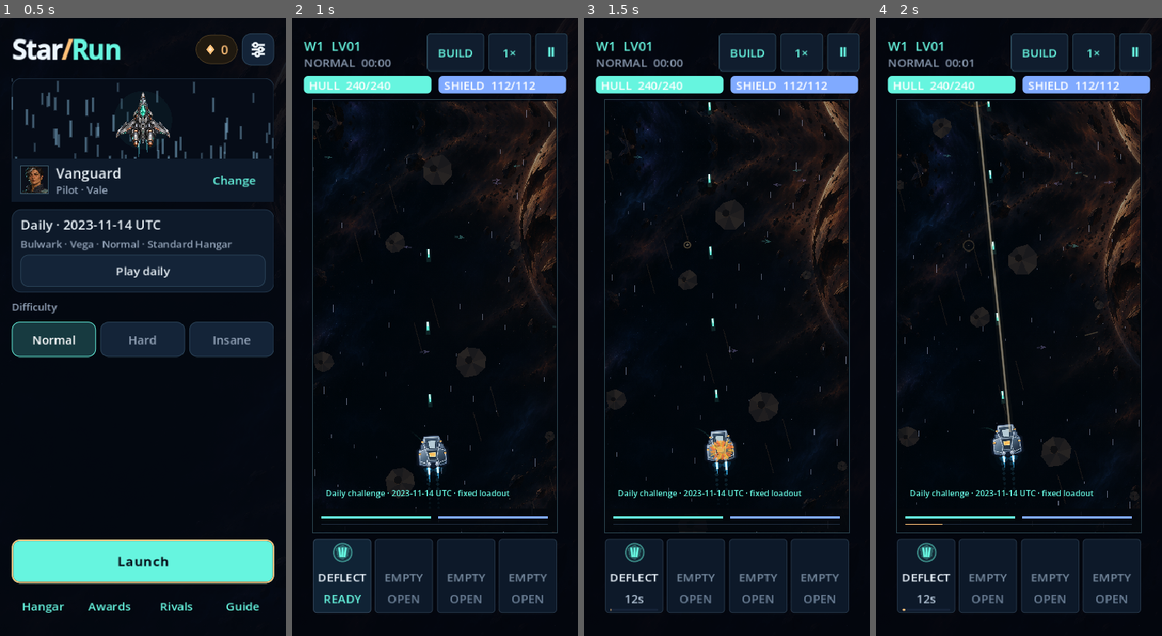
Above: before the commit, frames 1-4 (left to right).
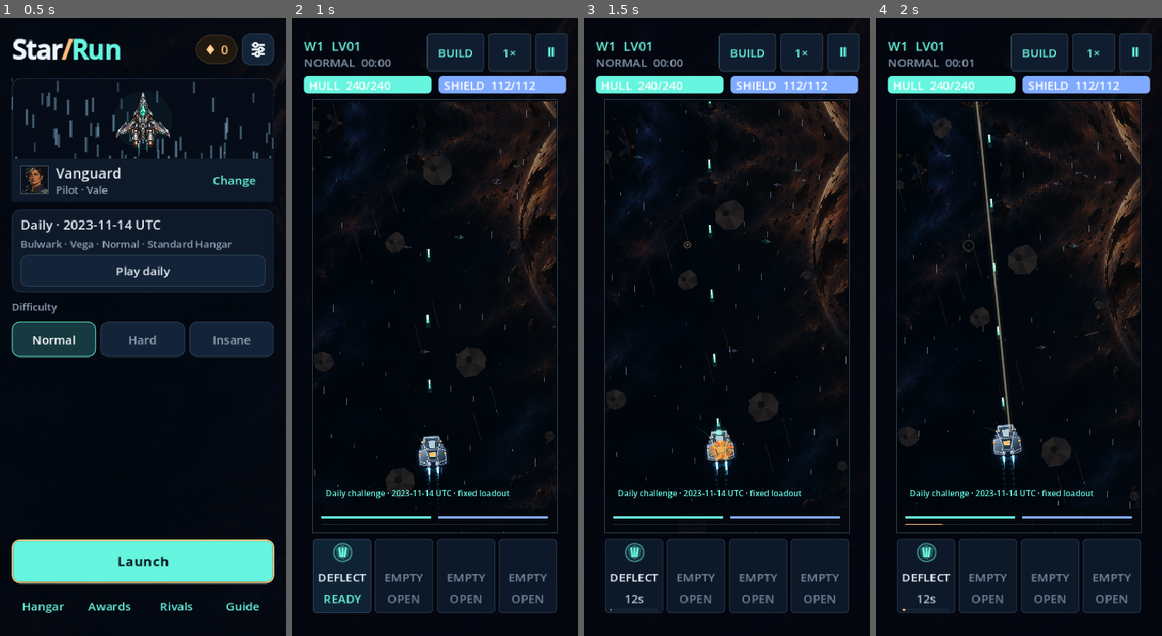
Above: after the commit, the same moments.

Repository: killjoy00/StarRun
Game: Godot game, scene res://scenes/main.tscn
Two runs of this game, one before a commit and one after it. Both use one fixed random seed, a clock stepped at 60 frames per second and the inputs below.
Inputs:
- Up to frame 1 (0.5 s): no input
- Up to frame 2 (1 s): click "Play daily" at 0.5 s
- Up to frame 3 (1.5 s): click "DEFLECT" at 1.25 s
- Up to frame 4 (2 s): no input

Frame 1 is identical in both runs. In frame 2, 0.1% of the frame differs, in the area x 46-49%, y 48-63%; in frame 3, 0.3%, in the area x 43-49%, y 13-68%; in frame 4, 0.2%.

Commit message:
Bulwark fires at the normal rate (was 10% slower)
With Deflector instead of Aegis and 30% beam/missile reduction, Bulwark
still won 2/8 mid-Hangar campaigns; damage output is the next lever.

Co-Authored-By: Claude Opus 5.5 <noreply@anthropic.com>
Claude-Session: https://claude.ai/code/session_01XLfQdCjuL4hZ3Cd4ynAdWc

Diff:
--- a/scripts/catalog.gd
+++ b/scripts/catalog.gd
@@ -35,7 +35,7 @@
 const SHIPS := [
 	{"id":"vanguard", "signature":"aegis", "name":"Vanguard", "cost":0, "description":"Balanced. Starts with Pulse and Seeker. Gets stronger after each world: more damage and less status damage.", "hull":108, "shield":52, "pulse":1, "seeker":1, "arc":0, "mend":0, "movement":1.0, "fire_rate":1.0},
 	{"id":"kestrel", "signature":"overdrive", "name":"Kestrel · Interceptor", "cost":45, "description":"Fast. Fires 25% faster and starts with 2 Pulse ranks. Low hull and shield.", "hull":85, "shield":40, "pulse":2, "seeker":0, "arc":0, "mend":0, "movement":1.30, "fire_rate":1.25},
-	{"id":"bulwark", "signature":"deflector", "name":"Bulwark · …(215 unchanged characters)…  "mend":0, "movement":0.75, "fire_rate":0.90},
+	{"id":"bulwark", "signature":"deflector", "name":"Bulwark · …(215 unchanged characters)…  "mend":0, "movement":0.75, "fire_rate":1.0},
 	{"id":"wraith", "signature":"barrage", "name":"Wraith · Missile boat", "cost":65, "description":"Missiles. No Pulse. Starts with 2 Seeker ranks that hit 35% harder and reload faster.", "hull":85, "shield":40, "pulse":0, "seeker":2, "arc":0, "mend":0, "movement":1.12, "fire_rate":1.0},
 	{"id":"arcwing", "signature":"nova", "name":"Arcwing · Chain fighter", "cost":75, "description":"Lightning. Starts with Arc instead of Seeker. Arc is 30% stronger.", "hull":80, "shield":45, "pulse":1, "seeker":0, "arc":1, "mend":0, "movement":1.18, "fire_rate":1.05},
 	{"id":"haven", "signature":"mend", "name":"Haven · Support carrier", "cost":90, "description":"Drone carrier. Drones a …(250 unchanged characters)…
